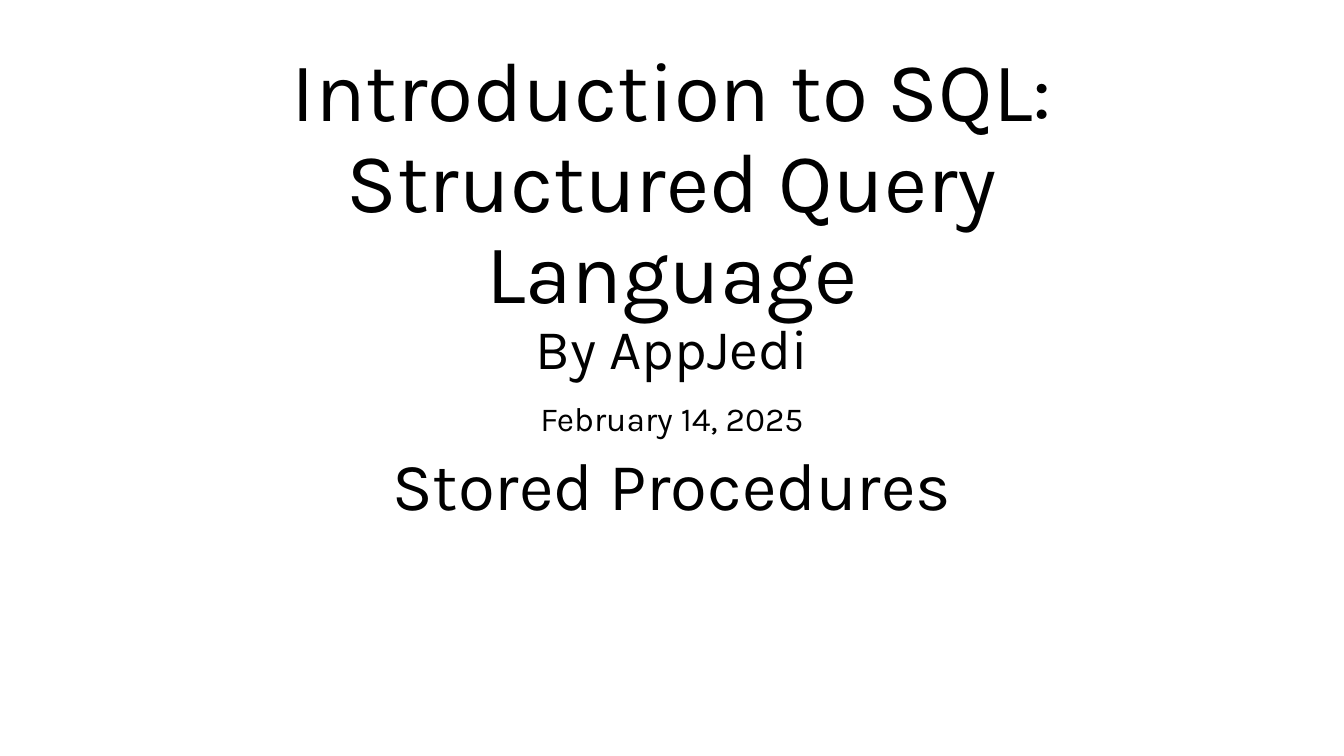
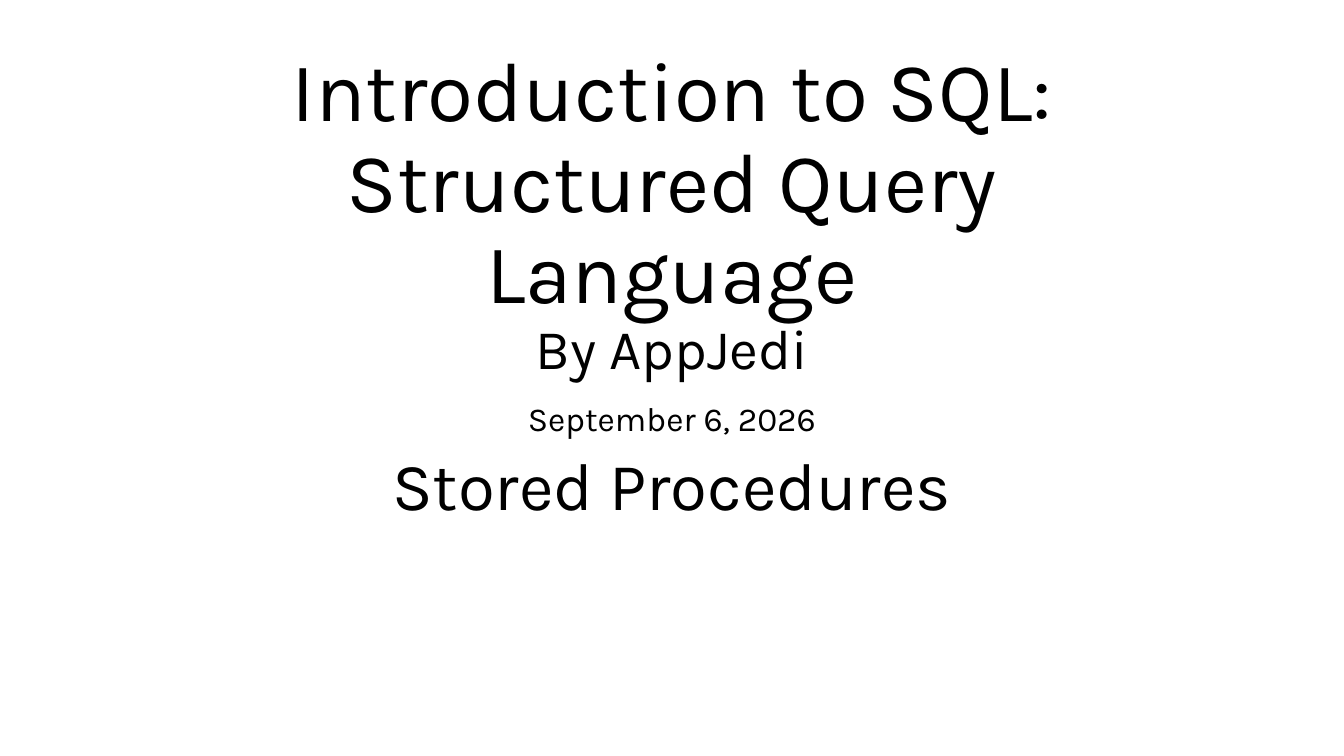
Before and after one commit to appjedi/youtube, a slide deck: slide 1 of SQL/Intro To SQL Stored Procedures.pptx. Drawn at 1344x756 pixels with LibreOffice and Linux fonts; fonts in the diff are those of the drawing. Boxes give left, top, right and bottom in pixels: in the first picture for what was removed or moved away, otherwise in the second. Text is boxed around its words. In the diff, an @@ line names an element or a change of style, - is before the commit and + after.

```diff
--- a/SQL/Intro To SQL Stored Procedures.pptx
+++ b/SQL/Intro To SQL Stored Procedures.pptx
@@ subtitle at [528,408,816,439]: text changed @@
-February 14, 2025
+September 6, 2026
```
Also in this commit, not shown: 3 other slides changed, 3 other files.
